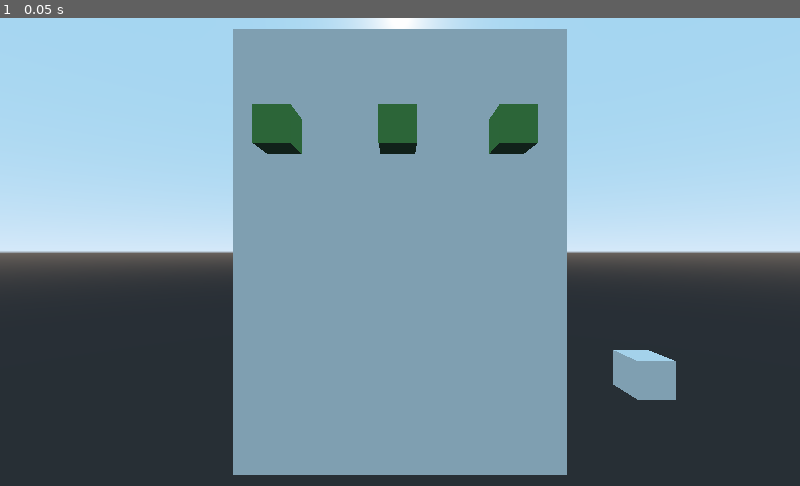
Above: before the commit, frame 1.
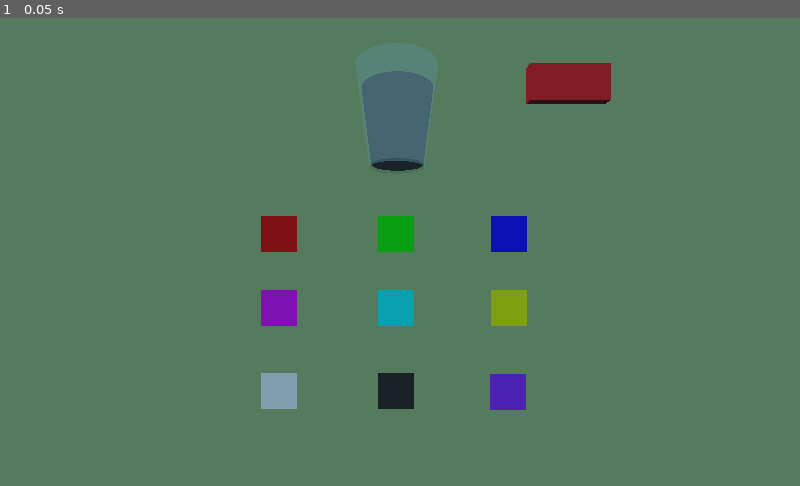
Above: after the commit, the same moment.

Repository: PMiguelez/Jogo
Game: Godot game, scene res://Cenas/Bebidas.tscn
Same seed, same stepped clock (60 frames per second), same inputs: the game is played once before the commit and once after it.
Inputs:
- Up to frame 1 (0.05 s): no input

The runs differ from the first frame. In frame 1, 100% of the frame differs, in the area x 0-100%, y 0-100%.
Error before the commit: Parse Error: The method "tuple" isn't declared in the current class. (res://Scripts/bebida)

Commit message:
Finalizando primeira versão completa do sistema de bebidas
Melhorando e desenvolvendo código / Cor dos ingredientes se misturam / Botão de reset / Objetos um pouco mais bonitos / Pequenas melhorias e adições pontuais

Diff:
--- /dev/null
+++ b/Cenas/Bebidas.gd
@@ -0,0 +1,26 @@
+extends Node
+
+var bebidas = {0:[0.5, 0.5, 0.5],
+				1:[1.0,0.0,0.0], 2:[0.0,1.0,0.0], 3:[0.0,0.0,1.0],
+				4:[1.0,0.0,1.0], 5:[0.0,1.0,1.0], 6:[1.0,1.0,0.0],
+				7:[1.0,1.0,1.0], 8:[0.2,0.2,0.2], 9:[0.6,0.2,1.0]}
+
+func _ready():
+	var i = 1
+	for child in self.get_children():
+		#var material = child.get_node("MeshInstance").get_surface_material(0)
+		var material = SpatialMaterial.new()
+		material.albedo_color = Color(bebidas[i][0], bebidas[i][1], bebidas[i][2], 1)
+		child.get_node("MeshInstance").set_material_override(material)
+
+		print(i)
+		print(child)
+		print(material.albedo_color)
+		print(child.get_node("MeshInstance").get_surface_material(0).albedo_color)
+
+		i += 1
+
+	i = 1
+	for child in self.get_children():
+		print(child.get_node("MeshInstance").get_surface_material(0).albedo_color)
+		i += 1
--- a/Cenas/Bebidas.tscn
+++ b/Cenas/Bebidas.tscn
@@ -1,20 +1,64 @@
-[gd_scene load_steps=9 format=2]
+[gd_scene load_steps=25 format=2]
 
 [ext_resource path="res://Scripts/bebida final.gd" type="Script" id=1]
 [ext_resource path="res://MeshInstance.gd" type="Script" id=2]
+[ext_resource path="res://Cenas/Bebidas.gd" type="Script" id=3]
 
 [sub_resource type="CubeMesh" id=1]
+size = Vector3( 7.666, 4.778, 2 )
+
+[sub_resource type="SpatialMaterial" id=10]
+albedo_color = Color( 0.678431, 0.780392, 0.529412, 1 )
 
 [sub_resource type="BoxShape" id=2]
 
-[sub_resource type="CubeMesh" id=3]
+[sub_resource type="CylinderMesh" id=11]
+top_radius = 2.731
+bottom_radius = 2.0
+height = 6.0
+
+[sub_resource type="SpatialMaterial" id=13]
+
+[sub_resource type="CylinderMesh" id=12]
+top_radius = 3.0
+bottom_radius = 2.0
+height = 8.0
+
+[sub_resource type="SpatialMaterial" id=6]
+flags_transparent = true
+albedo_color = Color( 0.780392, 1, 1, 0.25098 )
+
+[sub_resource type="BoxShape" id=5]
+
+[sub_resource type="CubeMesh" id=7]
+size = Vector3( 4.4, 2, 0.5 )
+
+[sub_resource type="SpatialMaterial" id=8]
+albedo_color = Color( 1, 0.156863, 0.156863, 1 )
+
+[sub_resource type="BoxShape" id=9]
+extents = Vector3( 2.2, 1, 1 )
+
+[sub_resource type="PlaneMesh" id=14]
 
 [sub_resource type="SpatialMaterial" id=4]
 albedo_color = Color( 0.356863, 0.639216, 0.305882, 1 )
 
-[sub_resource type="BoxShape" id=5]
-
-[sub_resource type="SpatialMaterial" id=6]
+[sub_resource type="PlaneMesh" id=15]
+
+[sub_resource type="PlaneMesh" id=16]
+
+[sub_resource type="PlaneMesh" id=17]
+
+[sub_resource type="PlaneMesh" id=18]
+
+[sub_resource type="PlaneMesh" id=19]
+
+[sub_resource type="PlaneMesh" id=20]
+
+[sub_resource type="PlaneMesh" id=21]
+
+[sub_resource type="PlaneMesh" id=22]
 
 [node name="Bebidas" type="Spatial"]
 
@@ -28,63 +72,30 @@
 }
 
 [node name="MeshInstance" type="MeshInstance" parent="armário"]
+transform = Transform( 1, 0, 0, 0, 1, 0, 0, 0, 1, 0.00217183, 0.00844306, -0.0102959 )
 mesh = SubResource( 1 )
-material/0 = null
+material/0 = SubResource( 10 )
 
 [node name="CollisionShape" type="CollisionShape" parent="armário"]
 shape = SubResource( 2 )
 
-[node name="bebida 1" type="StaticBody" parent="."]
-transform = Transform( 0.3, 0, 0, 0, 0.3, 0, 0, 0, 0.3, -2, 5, -8.5 )
-__meta__ = {
-"_edit_group_": true
-}
-
-[node name="MeshInstance" type="MeshInstance" parent="bebida 1"]
-mesh = SubResource( 3 )
-skeleton = NodePath("")
-material/0 = SubResource( 4 )
-
-[node name="CollisionShape" type="CollisionShape" parent="bebida 1"]
-shape = SubResource( 5 )
-
-[node name="bebida 2" type="StaticBody" parent="."]
-transform = Transform( 0.3, 0, 0, 0, 0.3, 0, 0, 0, 0.3, -0.0366015, 5, -8.5 )
-__meta__ = {
-"_edit_group_": true
-}
-
-[node name="MeshInstance" type="MeshInstance" parent="bebida 2"]
-mesh = SubResource( 3 )
-skeleton = NodePath("")
-material/0 = SubResource( 4 )
-
-[node name="CollisionShape" type="CollisionShape" parent="bebida 2"]
-shape = SubResource( 5 )
-
-[node name="bebida 3" type="StaticBody" parent="."]
-transform = Transform( 0.3, 0, 0, 0, 0.3, 0, 0, 0, 0.3, 1.84735, 5, -8.5 )
-__meta__ = {
-"_edit_group_": true
-}
-
-[node name="MeshInstance" type="MeshInstance" parent="bebida 3"]
-mesh = SubResource( 3 )
-skeleton = NodePath("")
-material/0 = SubResource( 4 )
-
-[node name="CollisionShape" type="CollisionShape" parent="bebida 3"]
-shape = SubResource( 5 )
-
 [node name="bebida final" type="StaticBody" parent="."]
-transform = Transform( 0.3, 0, 0, 0, 0.3, 0, 0, 0, 0.3, 4, 1, -8.5 )
+transform = Transform( 0.3, 0, 0, 0, 0.3, 0, 0, 0, 0.3, 0.319394, 5.29809, -8.00082 )
 script = ExtResource( 1 )
 __meta__ = {
 "_edit_group_": true
 }
 
 [node name="MeshInstance" type="MeshInstance" parent="bebida final"]
-mesh = SubResource( 3 )
+transform = Transform( 0.640363, 0, 0, 0, 0.618209, 0, 0, 0, 0.593385, -1.1934, -1.54077, 0.308834 )
+mesh = SubResource( 11 )
+skeleton = NodePath("")
+material/0 = SubResource( 13 )
+script = ExtResource( 2 )
+
+[node name="MeshInstance2" type="MeshInstance" parent="bebida final"]
+transform = Transform( 0.669624, 0, 0, 0, 0.617153, 0, 0, 0, 0.617808, -1.21835, -1.0711, 0.343203 )
+mesh = SubResource( 12 )
 skeleton = NodePath("")
 material/0 = SubResource( 6 )
 script = ExtResource( 2 )
@@ -92,6 +103,165 @@
 [node name="CollisionShape" type="CollisionShape" parent="bebida final"]
 shape = SubResource( 5 )
 
-[connection signal="input_event" from="bebida 1" to="bebida final" method="_on_bebida_1_input_event" binds= [ 1 ]]
-[connection signal="input_event" from="bebida 2" to="bebida final" method="_on_bebida_2_input_event" binds= [ 2 ]]
-[connection signal="input_event" from="bebida 3" to="bebida final" method="_on_bebida_3_input_event" binds= [ 3 ]]
+[node name="Resetar" type="StaticBody" parent="."]
+transform = Transform( 0.3, 0, 0, 0, 0.3, 0, 0, 0, 0.3, 2.77748, 5.77926, -8.52242 )
+__meta__ = {
+"_edit_group_": true
+}
+
+[node name="MeshInstance" type="MeshInstance" parent="Resetar"]
+mesh = SubResource( 7 )
+skeleton = NodePath("")
+material/0 = SubResource( 8 )
+
+[node name="CollisionShape" type="CollisionShape" parent="Resetar"]
+shape = SubResource( 9 )
+
+[node name="Bebidas" type="Node" parent="."]
+script = ExtResource( 3 )
+
+[node name="bebida 1" type="StaticBody" parent="Bebidas"]
+transform = Transform( 0.3, 0, 0, 0, 0.3, 0, 0, 0, 0.3, -2.02578, 3.30475, -8.61016 )
+__meta__ = {
+"_edit_group_": true
+}
+
+[node name="MeshInstance" type="MeshInstance" parent="Bebidas/bebida 1"]
+transform = Transform( 1, 0, 0, 0, -4.37114e-08, -1, 0, 1, -4.37114e-08, 0, 0, 0 )
+mesh = SubResource( 14 )
+skeleton = NodePath("")
+material/0 = SubResource( 4 )
+
+[node name="CollisionShape" type="CollisionShape" parent="Bebidas/bebida 1"]
+shape = SubResource( 5 )
+
+[node name="bebida 2" type="StaticBody" parent="Bebidas"]
+transform = Transform( 0.3, 0, 0, 0, 0.3, 0, 0, 0, 0.3, -0.0627634, 3.29866, -8.60182 )
+__meta__ = {
+"_edit_group_": true
+}
+
+[node name="MeshInstance" type="MeshInstance" parent="Bebidas/bebida 2"]
+transform = Transform( 1, 0, 0, 0, -4.37114e-08, -1, 0, 1, -4.37114e-08, 0, 0, 0 )
+mesh = SubResource( 15 )
+skeleton = NodePath("")
+material/0 = SubResource( 4 )
+
+[node name="CollisionShape" type="CollisionShape" parent="Bebidas/bebida 2"]
+shape = SubResource( 5 )
+
+[node name="bebida 3" type="StaticBody" parent="Bebidas"]
+transform = Transform( 0.3, 0, 0, 0, 0.3, 0, 0, 0, 0.3, 1.82119, 3.29866, -8.60182 )
+__meta__ = {
+"_edit_group_": true
+}
+
+[node name="MeshInstance" type="MeshInstance" parent="Bebidas/bebida 3"]
+transform = Transform( 1, 0, 0, 0, -4.37114e-08, -1, 0, 1, -4.37114e-08, 0, 0, 0 )
+mesh = SubResource( 16 )
+skeleton = NodePath("")
+material/0 = SubResource( 4 )
+
+[node name="CollisionShape" type="CollisionShape" parent="Bebidas/bebida 3"]
+shape = SubResource( 5 )
+
+[node name="bebida 4" type="StaticBody" parent="Bebidas"]
+transform = Transform( 0.3, 0, 0, 0, 0.3, 0, 0, 0, 0.3, -2.02616, 2.06386, -8.60182 )
+__meta__ = {
+"_edit_group_": true
+}
+
+[node name="MeshInstance" type="MeshInstance" parent="Bebidas/bebida 4"]
+transform = Transform( 1, 0, 0, 0, -4.37114e-08, -1, 0, 1, -4.37114e-08, 0, 0, 0 )
+mesh = SubResource( 17 )
+skeleton = NodePath("")
+material/0 = SubResource( 4 )
+
+[node name="CollisionShape" type="CollisionShape" parent="Bebidas/bebida 4"]
+shape = SubResource( 5 )
+
+[node name="bebida 5" type="StaticBody" parent="Bebidas"]
+transform = Transform( 0.3, 0, 0, 0, 0.3, 0, 0, 0, 0.3, -0.0627634, 2.06386, -8.60182 )
+__meta__ = {
+"_edit_group_": true
+}
+
+[node name="MeshInstance" type="MeshInstance" parent="Bebidas/bebida 5"]
+transform = Transform( 1, 0, 0, 0, -4.37114e-08, -1, 0, 1, -4.37114e-08, 0, 0, 0 )
+mesh = SubResource( 18 )
+skeleton = NodePath("")
+material/0 = SubResource( 4 )
+
+[node name="CollisionShape" type="CollisionShape" parent="Bebidas/bebida 5"]
+shape = SubResource( 5 )
+
+[node name="bebida 6" type="StaticBody" parent="Bebidas"]
+transform = Transform( 0.3, 0, 0, 0, 0.3, 0, 0, 0, 0.3, 1.82119, 2.06386, -8.60182 )
+__meta__ = {
+"_edit_group_": true
+}
+
+[node name="MeshInstance" type="MeshInstance" parent="Bebidas/bebida 6"]
+transform = Transform( 1, 0, 0, 0, -4.37114e-08, -1, 0, 1, -4.37114e-08, 0, 0, 0 )
+mesh = SubResource( 19 )
+skeleton = NodePath("")
+material/0 = SubResource( 4 )
+
+[node name="CollisionShape" type="CollisionShape" parent="Bebidas/bebida 6"]
+shape = SubResource( 5 )
+
+[node name="bebida 7" type="StaticBody" parent="Bebidas"]
+transform = Transform( 0.3, 0, 0, 0, 0.3, 0, 0, 0, 0.3, -2.02616, 0.671359, -8.60182 )
+__meta__ = {
+"_edit_group_": true
+}
+
+[node name="MeshInstance" type="MeshInstance" parent="Bebidas/bebida 7"]
+transform = Transform( 1, 0, 0, 0, -4.37114e-08, -1, 0, 1, -4.37114e-08, 0, 0, 0 )
+mesh = SubResource( 20 )
+skeleton = NodePath("")
+material/0 = SubResource( 4 )
+
+[node name="CollisionShape" type="CollisionShape" parent="Bebidas/bebida 7"]
+shape = SubResource( 5 )
+
+[node name="bebida 8" type="StaticBody" parent="Bebidas"]
+transform = Transform( 0.3, 0, 0, 0, 0.3, 0, 0, 0, 0.3, -0.0627634, 0.671359, -8.60182 )
+__meta__ = {
+"_edit_group_": true
+}
+
+[node name="MeshInstance" type="MeshInstance" parent="Bebidas/bebida 8"]
+transform = Transform( 1, 0, 0, 0, -4.37114e-08, -1, 0, 1, -4.37114e-08, 0, 0, 0 )
+mesh = SubResource( 21 )
+skeleton = NodePath("")
+material/0 = SubResource( 4 )
+
+[node name="CollisionShape" type="CollisionShape" parent="Bebidas/bebida 8"]
+shape = SubResource( 5 )
+
+[node name="bebida 9" type="StaticBody" parent="Bebidas"]
+transform = Transform( 0.3, 0, 0, 0, 0.3, 0, 0, 0, 0.3, 1.82119, 0.671359, -8.60182 )
+__meta__ = {
+"_edit_group_": true
+}
+
+[node name="MeshInstance" type="MeshInstance" parent="Bebidas/bebida 9"]
+transform = Transform( 1, 0, 0, 0, -4.37114e-08, -1, 0, 1, -4.37114e-08, -0.036696, -0.0315142, 0.0566387 )
+mesh = SubResource( 22 )
+skeleton = NodePath("")
+material/0 = SubResource( 4 )
+
+[node name="CollisionShape" type="CollisionShape" parent="Bebidas/bebida 9"]
+shape = SubResource( 5 )
+
+[connection signal="input_event" from="Resetar" to="bebida final" method="_on_Resetar_input_event"]
+[connection signal="input_event" from="Bebidas/bebida 1" to="bebida final" method="_on_bebida_1_input_event" binds= [ 1 ]]
+[connection signal="input_event" from="Bebidas/bebida 2" to="bebida final" method="_on_bebida_2_input_event" binds= [ 2 ]]
+[connection signal="input_event" from="Bebidas/bebida 3" to="bebida final" method="_on_bebida_3_input_event" binds= [ 3 ]]
+[connection signal="input_event" from="Bebidas/bebida 4" to="bebida final" method="_on_bebida_4_input_event" binds= [ 4 ]]
+[connection signal="input_event" from="Bebidas/bebida 5" to="bebida final" method="_on_bebida_5_input_event" binds= [ 5 ]]
+[connection signal="input_event" from="Bebidas/bebida 6" to="bebida final" method="_on_bebida_6_input_event" binds= [ 6 ]]
+[connection signal="input_event" from="Bebidas/bebida 7" to="bebida final" method="_on_bebida_7_input_event" binds= [ 7 ]]
+[connection signal="input_event" from="Bebidas/bebida 8" to="bebida final" method="_on_bebida_8_input_event" binds= [ 8 ]]
+[connection signal="input_event" from="Bebidas/bebida 9" to="bebida final" method="_on_bebida_9_input_event" binds= [ 9 ]]
--- a/Scripts/bebida final.gd
+++ b/Scripts/bebida final.gd
@@ -1,23 +1,54 @@
 extends StaticBody
 
-var bebida = {}
-var bebidas = {(1):Color.red}
+func _ready():
+	update_bebida(0)
 
-func update_bebida():
+func update_bebida(index):
+	var add = bebidas[index]
+	for i in range(3):
+		bebida[i] = (bebida[i] * density + add[i]) / (density + 1)
+
+	density += 1
+
+	if index == 0:
+		density = 0
+		bebida = [bebidas[0][0], bebidas[0][1], bebidas[0][2]]
+		print(bebida)
+
 	var material = $MeshInstance.get_surface_material(0)
-	material.albedo_color = bebidas[tuple(bebida)]
+	material.albedo_color = Color(bebida[0], bebida[1], bebida[2], 1)
 	$MeshInstance.set_surface_material(0, material)
 
+func _on_Resetar_input_event(camera, event, position, normal, shape_idx):
+	if (event is InputEventMouseButton and event.pressed):
+		update_bebida(0)
+
+func on_input_event(event, index):
+	if (event is InputEventMouseButton and event.pressed):
+		update_bebida(index)
+
 func _on_bebida_1_input_event(camera, event, position, normal, shape_idx, index):
-	if (event is InputEventMouseButton and event.pressed):
-		bebida.add(index)
+	on_input_event(event, index)
+func _on_bebida_2_input_event(camera, event, position, normal, shape_idx, index):
+	on_input_event(event, index)
+func _on_bebida_3_input_event(camera, event, position, normal, shape_idx, index):
+	on_input_event(event, index)
+func _on_bebida_4_input_event(camera, event, position, normal, shape_idx, index):
+	on_input_event(event, index)
+func _on_bebida_5_input_event(camera, event, position, normal, shape_idx, index):
+	on_input_event(event, index)
+func _on_bebida_6_input_event(camera, event, position, normal, shape_idx, index):
+	on_input_event(event, index)
+func _on_bebida_7_input_event(camera, event, position, normal, shape_idx, index):
+	on_input_event(event, index)
+func _on_bebida_8_input_event(camera, event, position, normal, shape_idx, index):
+	on_input_event(event, index)
+func _on_bebida_9_input_event(camera, event, position, normal, shape_idx, index):
+	on_input_event(event, index)
 
-
-func _on_bebida_2_input_event(camera, event, position, normal, shape_idx, index):
-	if (event is InputEventMouseButton and event.pressed):
-		bebida.add(index)
-
-
-func _on_bebida_3_input_event(camera, event, position, normal, shape_idx, index):
-	if (event is InputEventMouseButton and event.pressed):
-		bebida.add(index)
+var density = 0
+var bebida = [0.0, 0.0, 0.0]
+var bebidas = {0:[0.5, 0.5, 0.5],
+				1:[1.0,0.0,0.0], 2:[0.0,1.0,0.0], 3:[0.0,0.0,1.0],
+				4:[1.0,0.0,1.0], 5:[0.0,1.0,1.0], 6:[1.0,1.0,0.0],
+				7:[1.0,1.0,1.0], 8:[0.2,0.2,0.2], 9:[0.6,0.2,1.0]}
